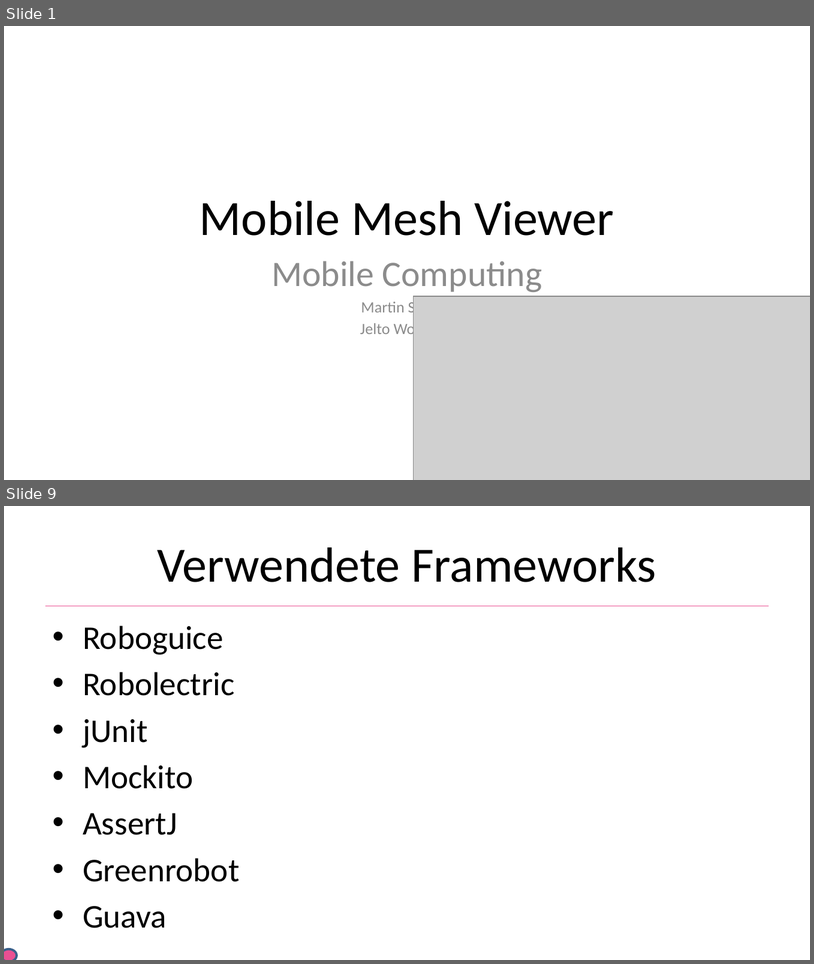
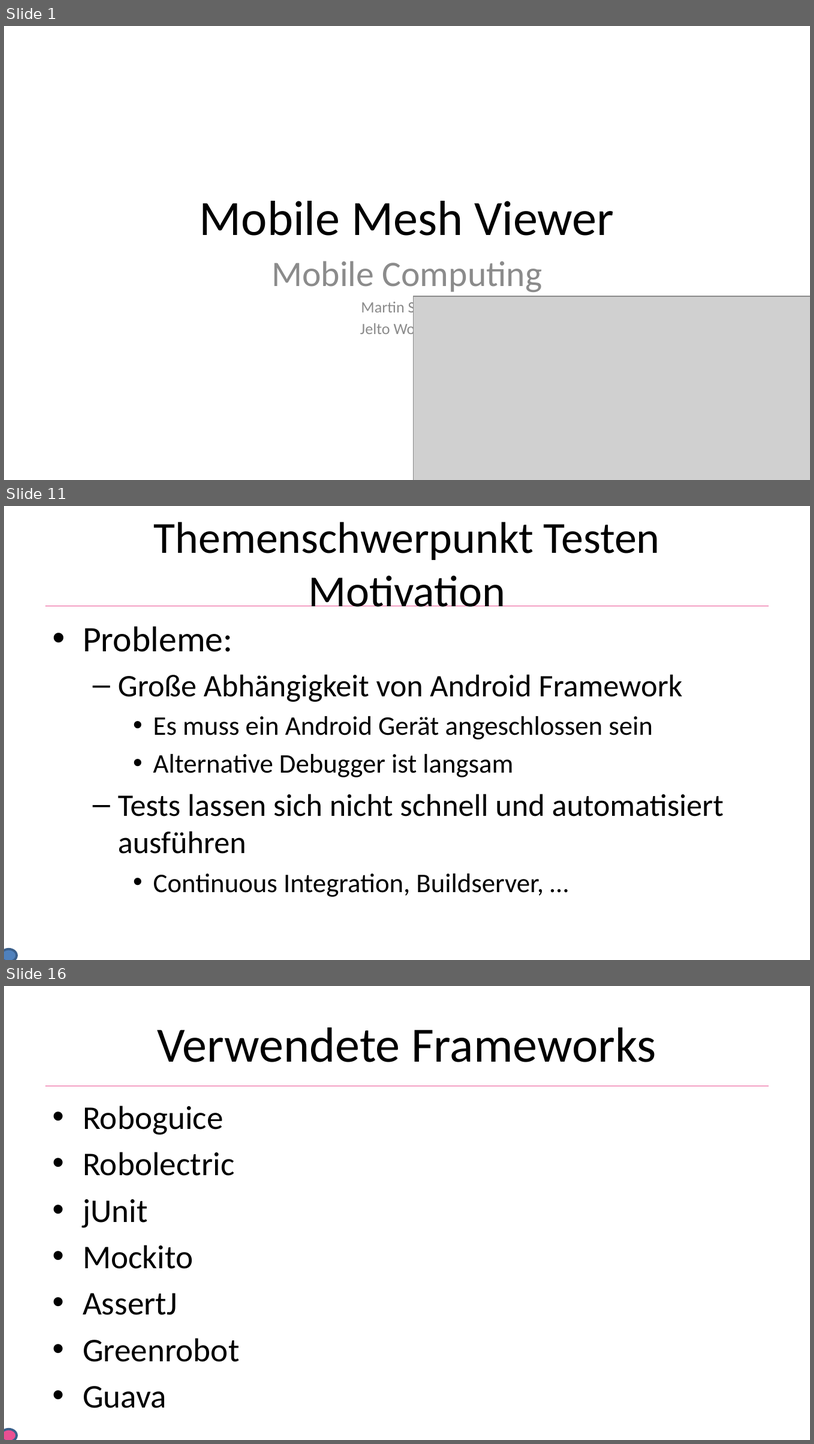
Before and after one commit to He1md4ll/MobileMeshViewer, a slide deck: docs/mobile_meshviewer_praezi.pptx. Shown one above the other, each under a label of ours: slides 1 and 9 before the commit, slides 1, 11 and 16 after it; the slides between them are not shown. The pictures are 814x964 and 814x1444 pixels, drawn with LibreOffice and Linux fonts; fonts in the diff are those of the drawing; grey boxes stand for pictures; background and template pictures are left out. Boxes give left, top, right and bottom in pixels: in the first picture for what was removed or moved away, otherwise in the second. Text is boxed around its words. In the diff, an @@ line names an element or a change of style, - is before the commit and + after.

Commit message:
added some content to presentation (freifunk basics, motivation, basics testing)

```diff
--- a/docs/mobile_meshviewer_praezi.pptx
+++ b/docs/mobile_meshviewer_praezi.pptx
@@ slide 11 added at [4,506,810,960], background #FFFFFF; not listed: 1 template element that a slide beside it also shows @@
@@ title added at [154,522,660,607], 39.6 pt, text #000000 @@
+Themenschwerpunkt Testen
+Motivation
@@ text added at [83,626,724,897], 24 pt, text #000000 @@
+• Probleme:
+  – Große Abhängigkeit von Android Framework
+    • Es muss ein Android Gerät angeschlossen sein
+    • Alternative Debugger ist langsam
+  – Tests lassen sich nicht schnell und automatisiert ausführen
+    • Continuous Integration, Buildserver, …
@@ ellipse added at [4,949,17,960], fill #4F81BD, outline #3A5F8C 2 pt @@
@@ what was slide 9 is now slide 16 @@
```
Also in this commit, not shown: 7 slides changed, 7 other slides added.
